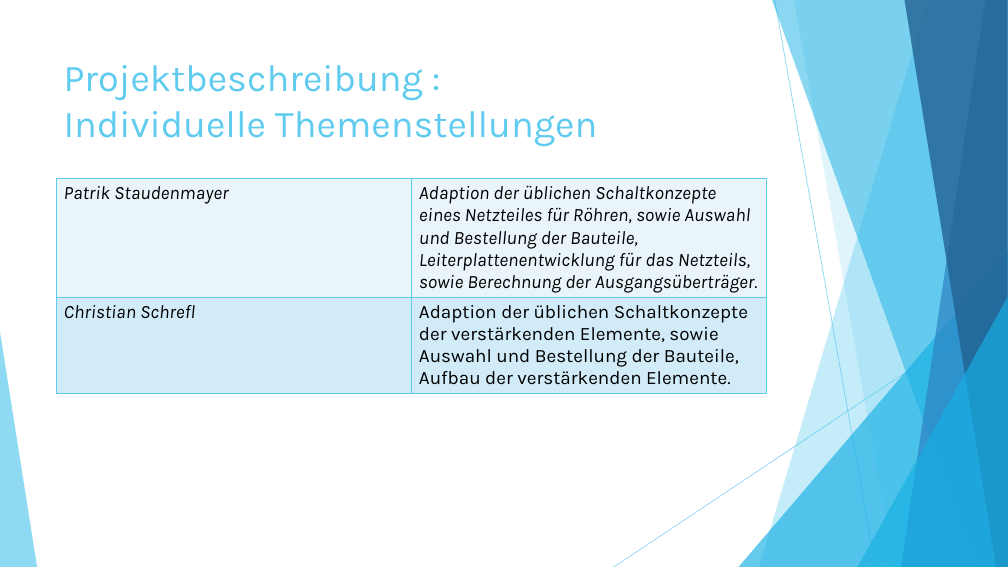
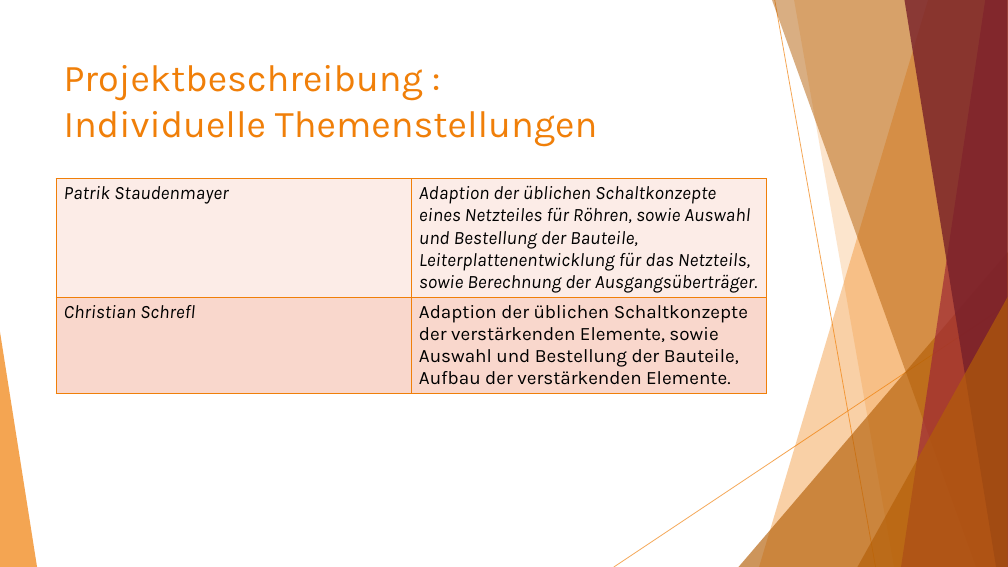
Before and after one commit to Staudi14/tube-amplifier, a slide deck: slide 3 of Präsentation/Röhrenverstärker.pptx. Drawn at 1008x567 pixels with LibreOffice and Linux fonts; fonts in the diff are those of the drawing. Boxes give left, top, right and bottom in pixels: in the first picture for what was removed or moved away, otherwise in the second. Text is boxed around its words. In the diff, an @@ line names an element or a change of style, - is before the commit and + after.

Commit message:
Changed Style of Presentation

```diff
--- a/Präsentation/Röhrenverstärker.pptx
+++ b/Präsentation/Röhrenverstärker.pptx
@@ freeform shape at [759,0,1008,567]: fill #5FCBEF at 36% opacity to #F07F09 at 36% opacity @@
@@ freeform shape at [772,0,1008,567]: fill #17B0E4 at 50% opacity to #B45F07 at 50% opacity @@
@@ line (775, 0) - (876, 567): stroke #5FCBEF 0.75 pt to #F07F09 0.75 pt @@
@@ freeform shape at [794,0,1008,567]: fill #5FCBEF at 20% opacity to #F07F09 at 20% opacity @@
@@ freeform shape at [901,0,1008,567]: fill #2E83C3 at 70% opacity to #9F2936 at 70% opacity @@
@@ freeform shape at [904,0,1008,567]: fill #226292 at 80% opacity to #771F28 at 80% opacity @@
@@ title "Projektbeschreibung : Individuelle Themenstellungen" at [64,65,597,146]: text colour #5FCBEF to #F07F09 @@
@@ table at [56,178,767,420] @@
@@ fill #EAF6FC to #FCECE7 in row 1 @@
@@ fill #D2ECF9 to #F9D8CC in row 2 @@
@@ borders changed @@
@@ triangle at [739,252,1008,567]: fill #17B0E4 at 66% opacity to #B45F07 at 66% opacity @@
@@ triangle at [858,297,1008,567]: fill #17B0E4 at 66% opacity to #B45F07 at 66% opacity @@
@@ line (1008, 305) - (614, 567): stroke #5FCBEF 0.75 pt to #F07F09 0.75 pt @@
@@ triangle at [0,332,37,567]: fill #5FCBEF at 70% opacity to #F07F09 at 70% opacity @@
```
Also in this commit, not shown: 10 other slides changed.
